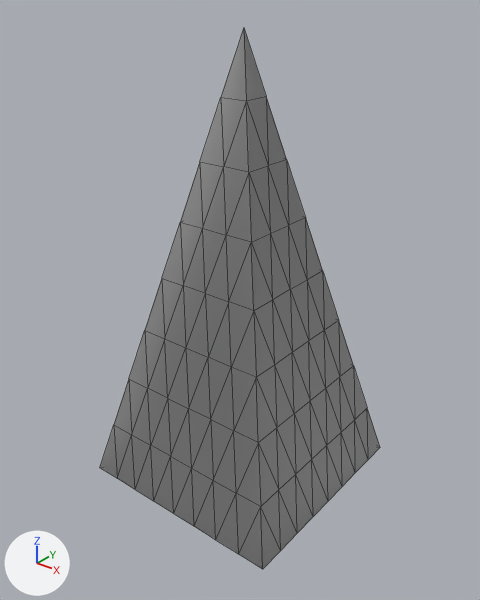
Renders of the Blender file data/shapes/pyramid.blend from each side of a commit.
One viewpoint serves both versions: a 50 mm camera at (3.31, -4.18, 2.33) aimed at (0.04, -0.09, -0.2). The lights are fixed; the arrows at lower left show +X, +Y and +Z. Mesh edges are drawn as thin lines.

The first picture shows 'Pyramid'.
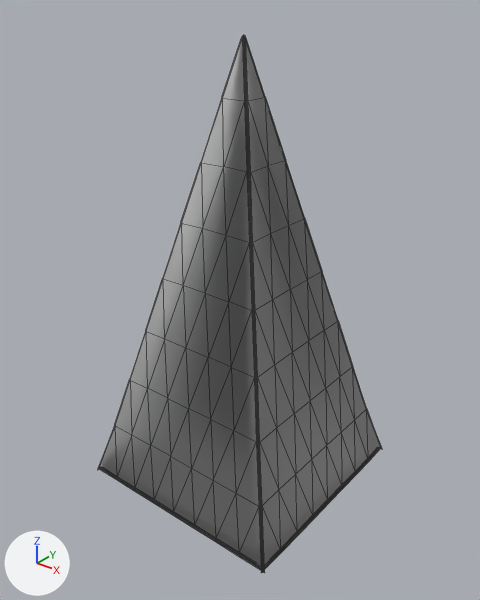
Changed parts and their boxes (x1, y1, x2, y2) in the pictures (480 x 600 px):
'Pyramid', surface changed, modifiers changed
    before: (100, 28, 380, 569)
    after: (98, 35, 382, 573)

Patch to the scene script:
```diff
--- a/data/shapes/pyramid.blend.py
+++ b/data/shapes/pyramid.blend.py
@@ mat_glossyplastic @@
 n2 = _N.new('ShaderNodeBsdfPrincipled'); n2.name = 'Principled BSDF'
-n2.inputs[1].default_value = 0.5  # 'Metallic'
 n2.inputs[2].default_value = 0.7  # 'Roughness'
@@ ob_pyramid @@
 ob_pyramid.location = (0.0, 0.0, 0.0)
+_m = ob_pyramid.modifiers.new('Bevel', 'BEVEL')
+_m.width = 0.019
+_m.width_pct = 0.019
+_m.segments = 4
+_m.angle_limit = 0.873
```
